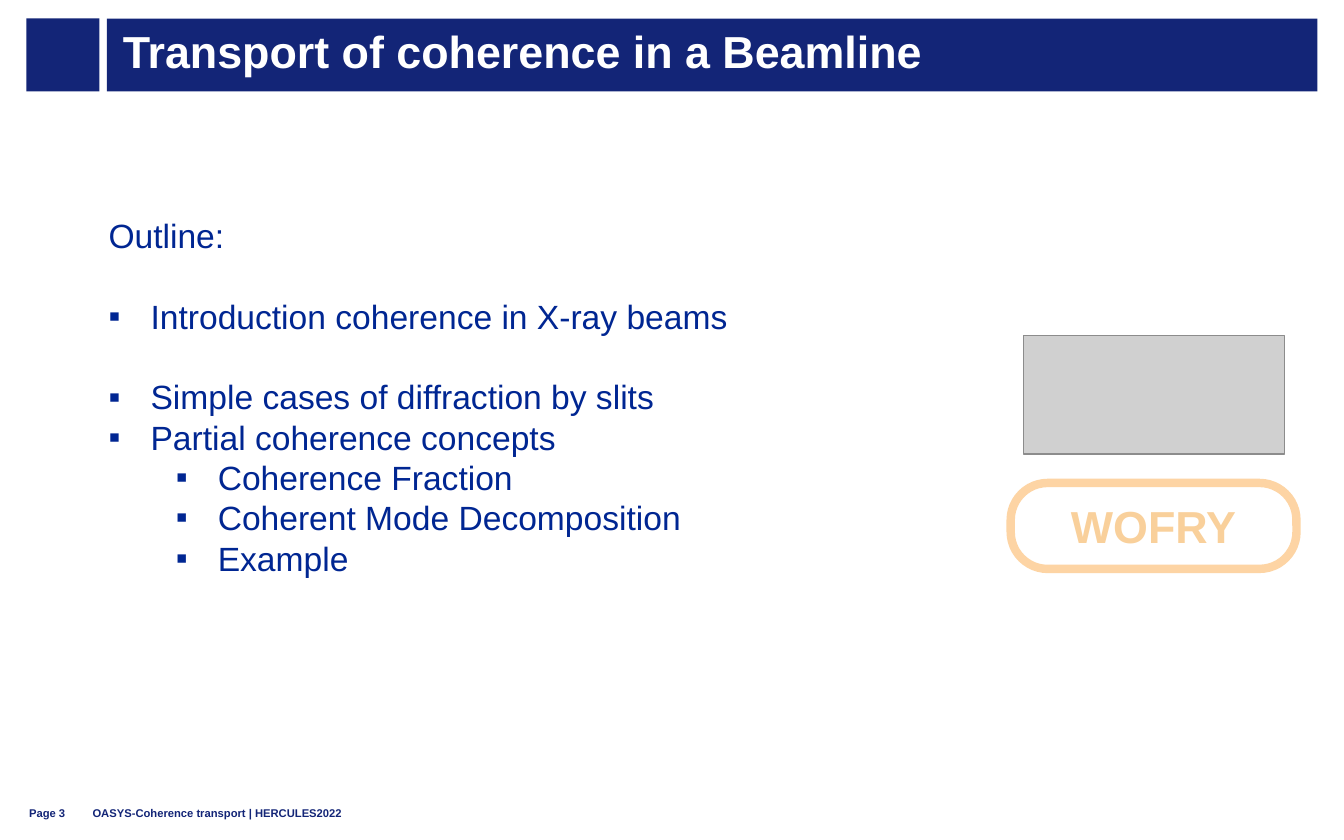
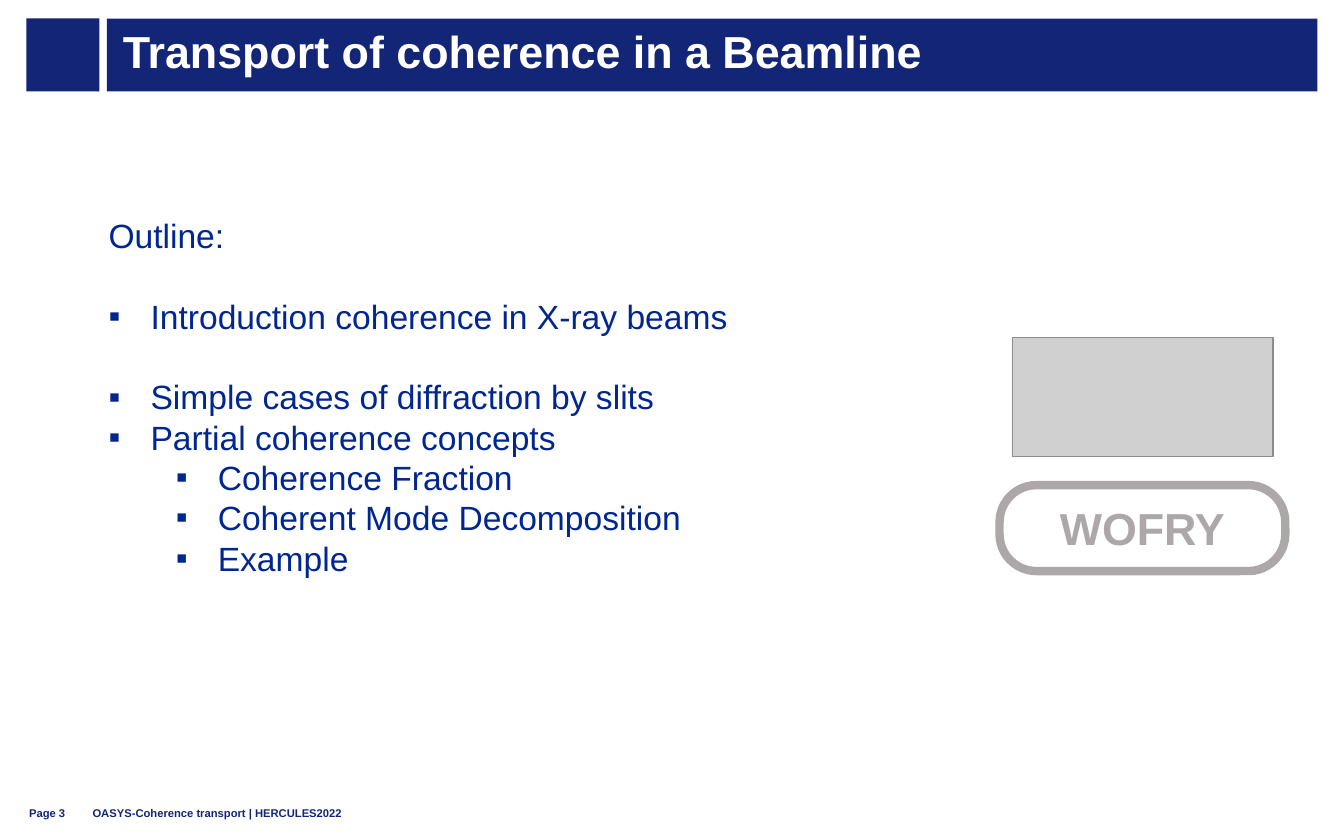
Before and after one commit to oasys-esrf-kit/oasys_hercules, a slide deck: slide 3 of 2022/hercules2022_D_coherence_transport.pptx. Drawn at 1344x840 pixels with LibreOffice and Linux fonts; fonts in the diff are those of the drawing; grey boxes stand for pictures; background and template pictures are left out. Boxes give left, top, right and bottom in pixels: in the first picture for what was removed or moved away, otherwise in the second. Text is boxed around its words. In the diff, an @@ line names an element or a change of style, - is before the commit and + after.

```diff
--- a/2022/hercules2022_D_coherence_transport.pptx
+++ b/2022/hercules2022_D_coherence_transport.pptx
@@ picture: place and size @@
-picture at [1023,336,1284,456]
+picture at [1012,337,1273,457]
@@ rounded rectangle: place and size @@
-rounded rectangle at [1011,482,1297,569]
+rounded rectangle at [1000,485,1286,571]
@@ rounded rectangle at [1000,485,1286,571]: outline #FDD4A4 4.5 pt to #ADA8A8 4.5 pt @@
@@ text "WOFRY": place and size @@
-text "WOFRY" at [1071,512,1236,544]
+text "WOFRY" at [1060,514,1225,545]
@@ text "WOFRY" at [1060,514,1225,545]: text colour #F9D09B to #ADA8A8 @@
```
Also in this commit, not shown: 2 other slides changed, 1 slide removed, 3 other files.
